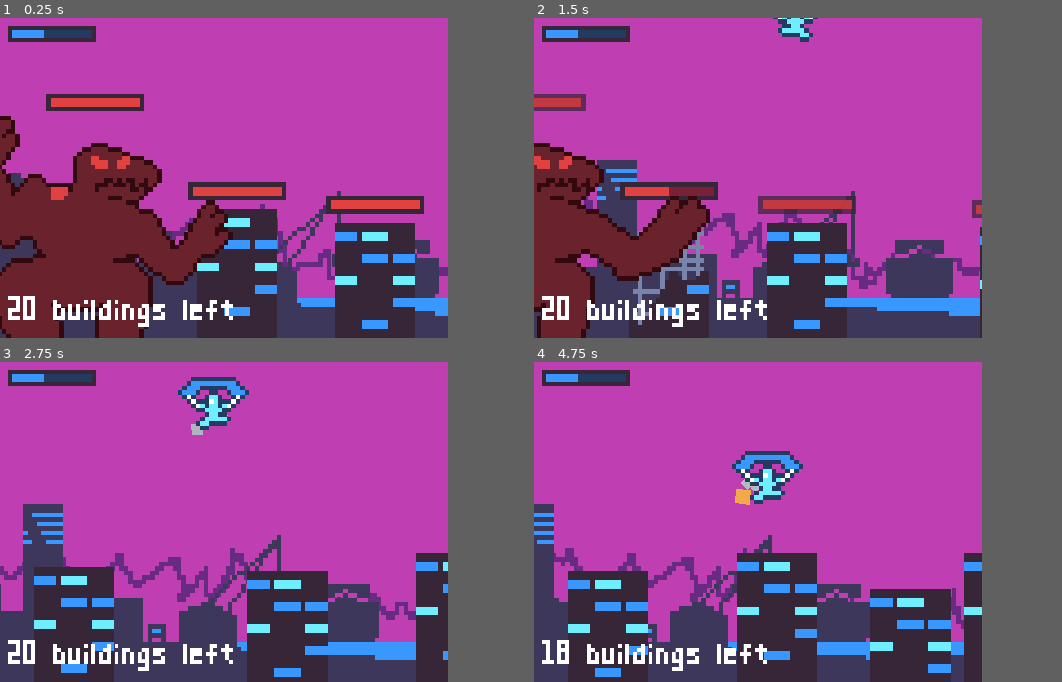
Above: before the commit, frames 1-4 (two rows, left to right).
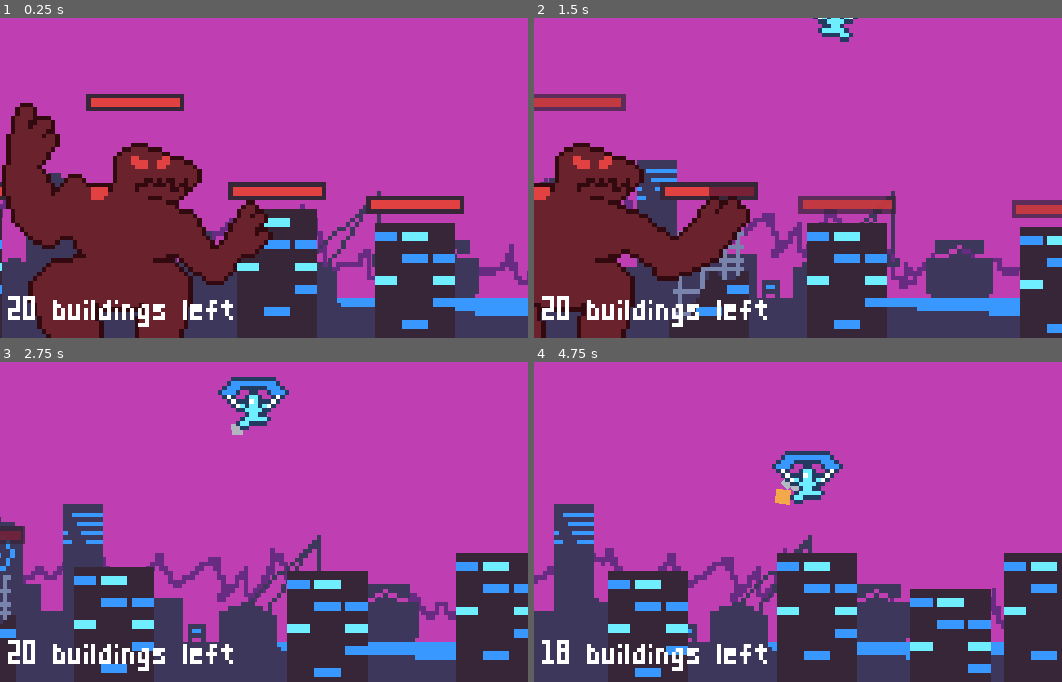
Above: after the commit, the same moments.

Repository: rthurmed/KaijuPilot
Game: Godot game, scene res://src/Main.tscn
Same seed, same stepped clock (60 frames per second), same inputs: the game is played once before the commit and once after it.
Inputs:
- Up to frame 1 (0.25 s): no input
- Up to frame 2 (1.5 s): tap Enter at 0.5 s; hold Right (right) from 0.53 s (still down); tap X (attack) at 0.6, 1.35 s
- Up to frame 3 (2.75 s): release Right (right) at 2.03 s; hold Left (left) from 2.03 s (still down); tap Z (jetpack) at 2.1 s; tap X (attack) at 2.3 s
- Up to frame 4 (4.75 s): release Left (left) at 2.78 s; hold Right (right) 2.78-4.28 s; tap X (attack) at 2.85, 3.6, 4.55 s; tap R (reset) at 4.15 s; hold Left (left) from 4.28 s (still down); tap Z (jetpack) at 4.35 s
In our replay, the window is 448x320 before the commit and 528x320 after it. These sizes can differ from the game's own. Grey fills any space a smaller window leaves; there, only what the larger window draws over its background counts as a difference.

The runs differ from the first frame. In frame 1, 33% of the frame differs, in the area x 0-100%, y 2-100%; in frame 2, 32%; in frame 3, 33%; in frame 4, 31%.

Commit message:
Pilot controls the possessed kaiju

Diff:
--- a/project.godot
+++ b/project.godot
@@ -67,9 +67,9 @@
 
 [display]
 
-window/size/width=112
+window/size/width=132
 window/size/height=80
-window/size/test_width=672
+window/size/test_width=792
 window/size/test_height=480
 window/stretch/mode="2d"
 window/stretch/aspect="keep"
--- a/src/Main.gd
+++ b/src/Main.gd
@@ -13,8 +13,10 @@
 	for building in get_node("Buildings").get_children():
 		building.connect("death", self, "_on_Building_death")
 
+
 func update_objetive():
 	objective_label.text = str(building_count, " buildings left")
+
 
 func _on_Building_death():
 	building_count -= 1
@@ -22,6 +24,7 @@
 		animation.play("end")
 	else:
 		update_objetive()
+
 
 func _on_Pilot_mounted():
 	camera_animation.play("mount_zoom")
--- a/src/kaiju/Jupiter.tscn
+++ b/src/kaiju/Jupiter.tscn
@@ -9,7 +9,7 @@
 [ext_resource path="res://src/kaiju/state/Seeking.gd" type="Script" id=7]
 [ext_resource path="res://src/kaiju/state/Walking.gd" type="Script" id=8]
 [ext_resource path="res://src/kaiju/state/Possessed.gd" type="Script" id=9]
-[ext_resource path="res://src/kaiju/state/AttackingBuilding.gd" type="Script" id=11]
+[ext_resource path="res://src/kaiju/state/Attacking.gd" type="Script" id=10]
 [ext_resource path="res://src/kaiju/MountArea.gd" type="Script" id=12]
 
 [sub_resource type="Animation" id=1]
@@ -220,7 +220,7 @@
 script = ExtResource( 9 )
 
 [node name="Attacking" type="Node" parent="StateMachine"]
-script = ExtResource( 11 )
+script = ExtResource( 10 )
 [connection signal="animation_finished" from="Flip/AnimationPlayer" to="StateMachine/Attacking" method="_on_AnimationPlayer_animation_finished"]
 [connection signal="body_entered" from="Flip/AttackArea" to="StateMachine/Attacking" method="_on_AttackArea_body_entered"]
 [connection signal="body_entered" from="Flip/MountArea" to="Flip/MountArea" method="_on_MountArea_body_entered"]
--- a/src/kaiju/MountArea.gd
+++ b/src/kaiju/MountArea.gd
@@ -17,7 +17,7 @@
 		animation.play_backwards("possess")
 
 func _on_AnimationPlayer_animation_finished(anim_name):
-	if anim_name == "possess" and pilot_body:
+	if anim_name == "possess" and pilot_body and not pilot_body.is_mounted():
 		kaiju.state_machine.transition("Possessed")
 		pilot_body.mount(kaiju.get_path())
 
--- /dev/null
+++ b/src/kaiju/state/Attacking.gd
@@ -0,0 +1,50 @@
+extends State
+
+
+onready var kaiju: Jupiter = owner
+
+var damage_caused = 40
+
+
+func handle_input(_event: InputEvent): pass
+func process(_delta: float): pass
+func physics_process(_delta: float): pass
+
+func enter():
+	kaiju.animation.play("attack")
+
+func exit():
+	kaiju.animation.seek(0, true)
+
+
+func _on_AttackArea_body_entered(body):
+	if body.has_node("Life"):
+		if (
+			body.is_in_group("kaiju") and
+			(kaiju.seeking_enemy or kaiju.possessed) and
+			body.name != kaiju.name
+		) or (
+			body.is_in_group("building") and
+			not kaiju.possessed
+		):
+			body.get_node("Life").hit(damage_caused)
+#	if (
+#		body.has_node("Life") and (
+#			(
+#				not kaiju.possessed and
+#				kaiju.seeking_enemy and
+#				body.is_in_group("kaiju") and
+#				body.name != kaiju.name
+#			) or
+#			body.is_in_group("building")
+#		)
+#	):
+#		body.get_node("Life").hit(damage_caused)
+
+
+func _on_AnimationPlayer_animation_finished(anim_name):
+	if active() and anim_name == "attack":
+		if kaiju.possessed:
+			transition("Possessed")
+		else:
+			transition("Seeking")
--- a/src/kaiju/state/AttackingBuilding.gd
+++ /dev/null
@@ -1,36 +0,0 @@
-extends State
-
-
-onready var kaiju: Jupiter = owner
-
-var damage_caused = 40
-
-
-func handle_input(_event: InputEvent): pass
-func process(_delta: float): pass
-func physics_process(_delta: float): pass
-
-func enter():
-	kaiju.animation.play("attack")
-	pass
-
-func exit(): pass
-
-
-func _on_AttackArea_body_entered(body):
-	if(
-		body.has_node("Life") and (
-			(
-				kaiju.seeking_enemy and
-				body.is_in_group("kaiju") and
-				body.name != kaiju.name
-			) or
-			body.is_in_group("building")
-		)
-	):
-		body.get_node("Life").hit(damage_caused)
-
-
-func _on_AnimationPlayer_animation_finished(anim_name):
-	if anim_name == "attack":
-		transition("Seeking")
--- a/src/kaiju/state/AttackingKaiju.gd
+++ /dev/null
@@ -1,11 +0,0 @@
-extends State
-
-
-onready var kaiju: Jupiter = owner
-
-
-func handle_input(_event: InputEvent): pass
-func process(_delta: float): pass
-func physics_process(_delta: float): pass
-func enter(): pass
-func exit(): pass
--- a/src/kaiju/state/Possessed.gd
+++ b/src/kaiju/state/Possessed.gd
@@ -1,11 +1,37 @@
 extends State
 
+# Possessed State
+# Controls how the kaiju moves while possessed
 
 onready var kaiju: Jupiter = owner
 
+var input: Vector2 = Vector2.ZERO
+var speed = 600
 
-func handle_input(_event: InputEvent): pass
-func process(_delta: float): pass
-func physics_process(_delta: float): pass
-func enter(): pass
-func exit(): pass
+
+func process(_delta: float):
+	input = Vector2.RIGHT * (
+		Input.get_action_strength("right") -
+		Input.get_action_strength("left")
+	)
+
+	if Input.is_action_just_pressed("attack"):
+		transition("Attacking")
+
+func physics_process(delta: float):
+	var inputn = input.normalized()
+
+	var _slide = kaiju.move_and_slide(inputn * speed * delta, Vector2.UP)
+
+	kaiju.animation.playback_active = not is_zero_approx(input.x)
+
+	# Flip kaiju
+	if not is_zero_approx(inputn.x):
+		var flip = -1 if inputn.x < 0 else 1
+		kaiju.flip.scale.x = flip
+
+func enter():
+	kaiju.animation.play("walk")
+
+func exit():
+	kaiju.animation.playback_active = true
--- a/src/player/Pilot.gd
+++ b/src/player/Pilot.gd
@@ -39,3 +39,7 @@
 	emit_signal("unmounted")
 	state_machine.transition("Walk")
 	kaiju = null
+
+
+func is_mounted():
+	return kaiju != null
--- a/src/player/Pilot.tscn
+++ b/src/player/Pilot.tscn
@@ -193,6 +193,7 @@
 }
 
 [node name="FuelContainer" type="TextureRect" parent="CanvasLayer/UI/Meter"]
+visible = false
 self_modulate = Color( 0.215686, 0.145098, 0.219608, 1 )
 margin_left = 5.96046e-08
 margin_right = 22.0
--- a/src/player/state/Mounted.gd
+++ b/src/player/state/Mounted.gd
@@ -3,12 +3,19 @@
 
 onready var pilot: Pilot = owner
 
+var input: Vector2 = Vector2.ZERO
 
 func process(_delta: float):
-	pass
+	input = Vector2.RIGHT * (
+		Input.get_action_strength("right") -
+		Input.get_action_strength("left")
+	)
 
 func physics_process(_delta: float):
 	pilot.global_position = pilot.kaiju.mount_point.global_position
+
+	if not is_zero_approx(input.x):
+		pilot.sprite.flip_h = input.x < 0
 
 func enter():
 	pilot.animation.play("mounted")
